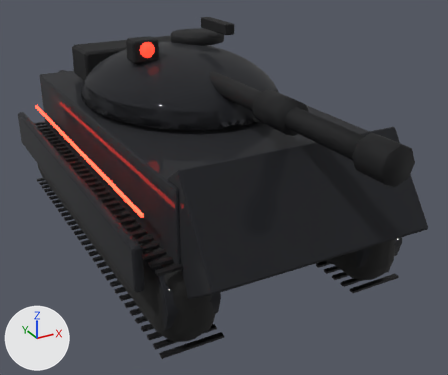
Renders of the glTF model model/helt/kampvogn_nat.glb from each side of a commit.
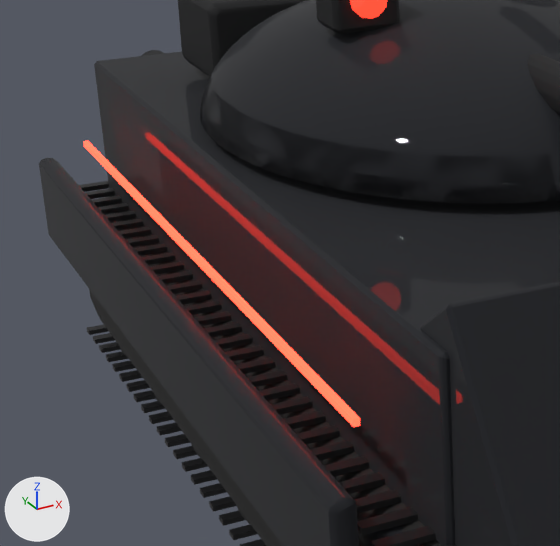
The first picture shows the older version from a 50 mm camera at (-1.15, -2.43, 1.35) aimed at (0.03, -0.3, 0.29). The close-ups show the older and then the newer version on the part from 1% to 50% of the width and 13% to 70% of the height of that picture. Only the edits that show in the close-ups are written down. Every picture has the same lights, and +X, +Y and +Z are marked at lower left. Where no turn or scale is listed for an object, it has been applied to the vertices.

Names of what the first close-up shows: 'krop_net'.
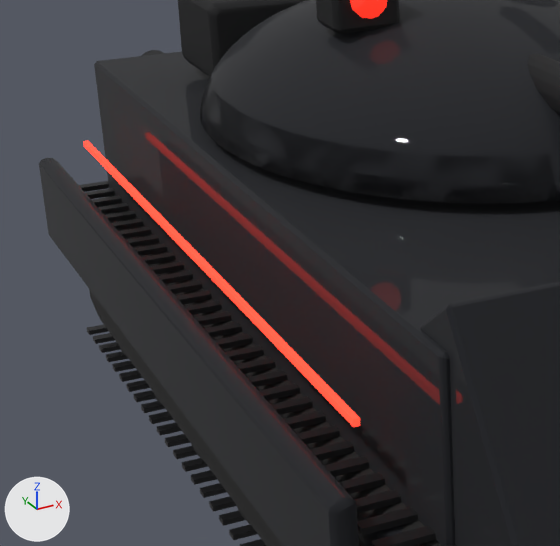
Changed parts and their boxes [x1, y1, x2, y2] in the close-ups (560 x 546 px):
'krop_net', surface changed: [81, 0, 465, 499] in both

The change, as a list of edits to the scene's bpy script:
```text
Change mat_vlys__ff3020:
    mat_vlys__ff3020.emission_strength: 8.0 -> 3.2
```
